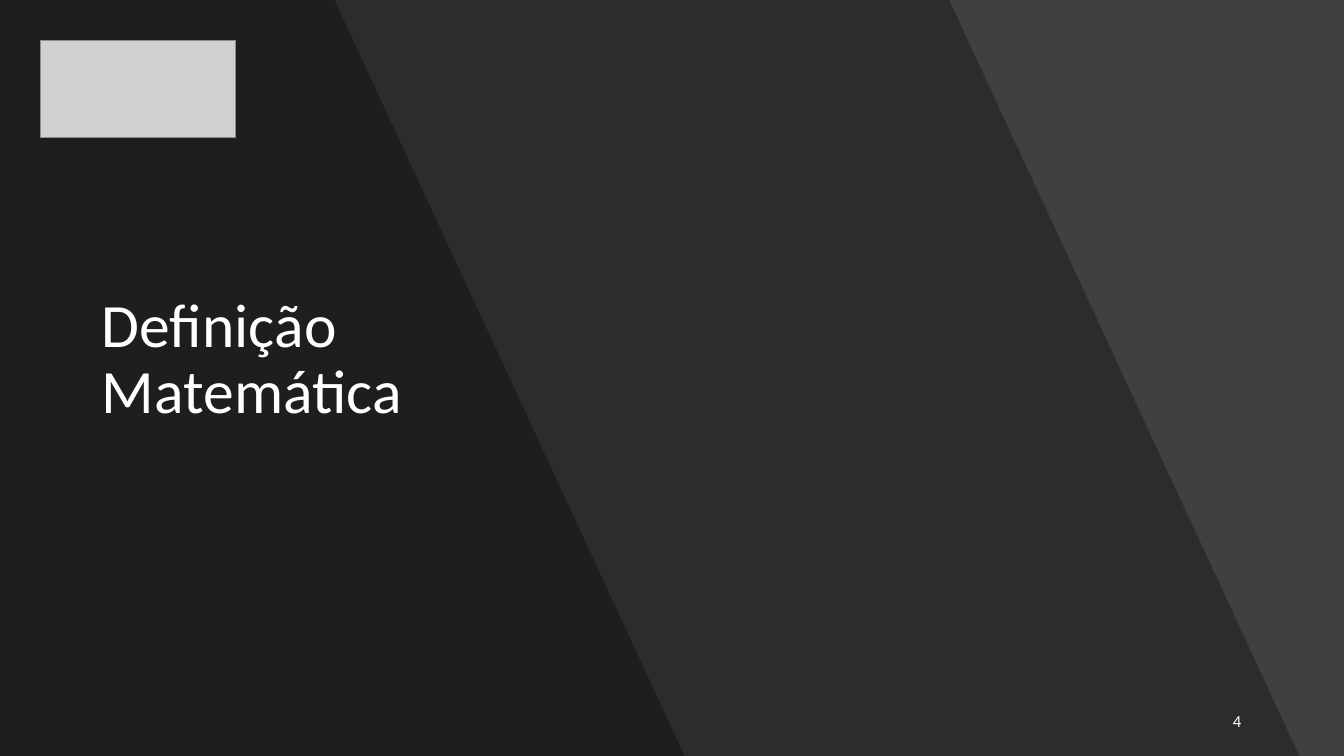
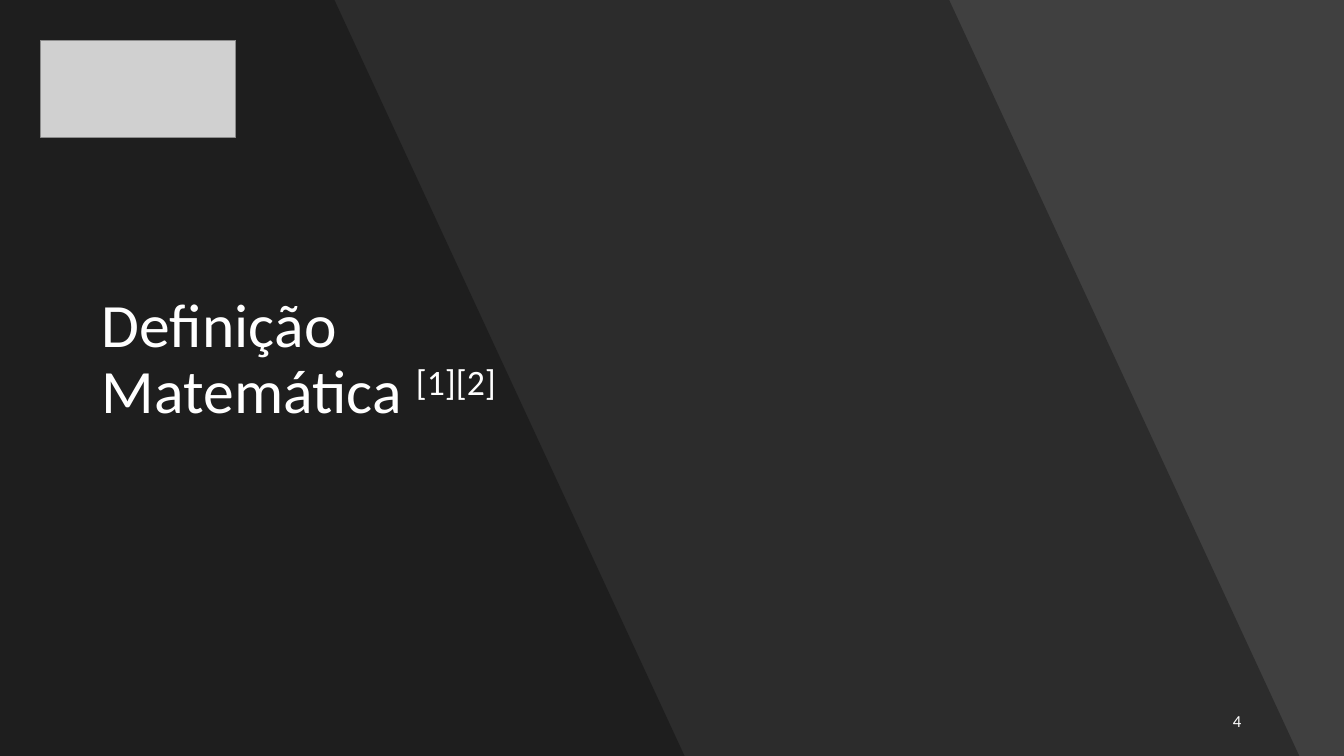
Before and after one commit to RodrigoCoelho7/probabilistic_programming, a slide deck: slide 4 of Short Talks/Poisson and Gamma distributions/Distribuição de Poisson e Gamma.pptx. Drawn at 1344x756 pixels with LibreOffice and Linux fonts; fonts in the diff are those of the drawing; grey boxes stand for pictures. Boxes give left, top, right and bottom in pixels: in the first picture for what was removed or moved away, otherwise in the second. Text is boxed around its words. In the diff, an @@ line names an element or a change of style, - is before the commit and + after.

```diff
--- a/Short Talks/Poisson and Gamma distributions/Distribuição de Poisson e Gamma.pptx
+++ b/Short Talks/Poisson and Gamma distributions/Distribuição de Poisson e Gamma.pptx
@@ title at (102,304,496,414): text changed @@
-Definição Matemática
+Definição Matemática [1][2]
```
Also in this commit, not shown: 5 other slides changed, 2 slides added, 1 slide removed.
